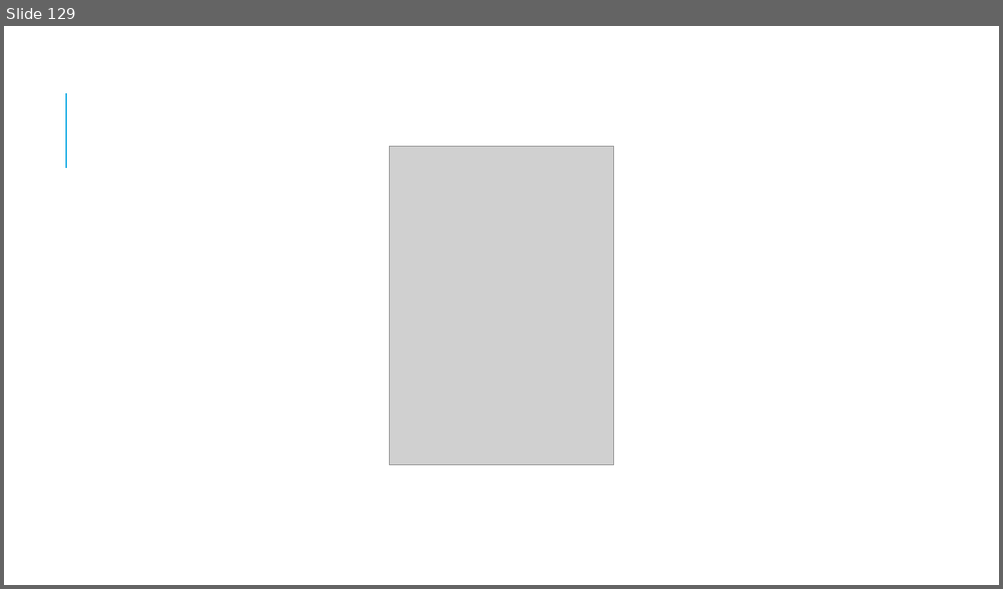
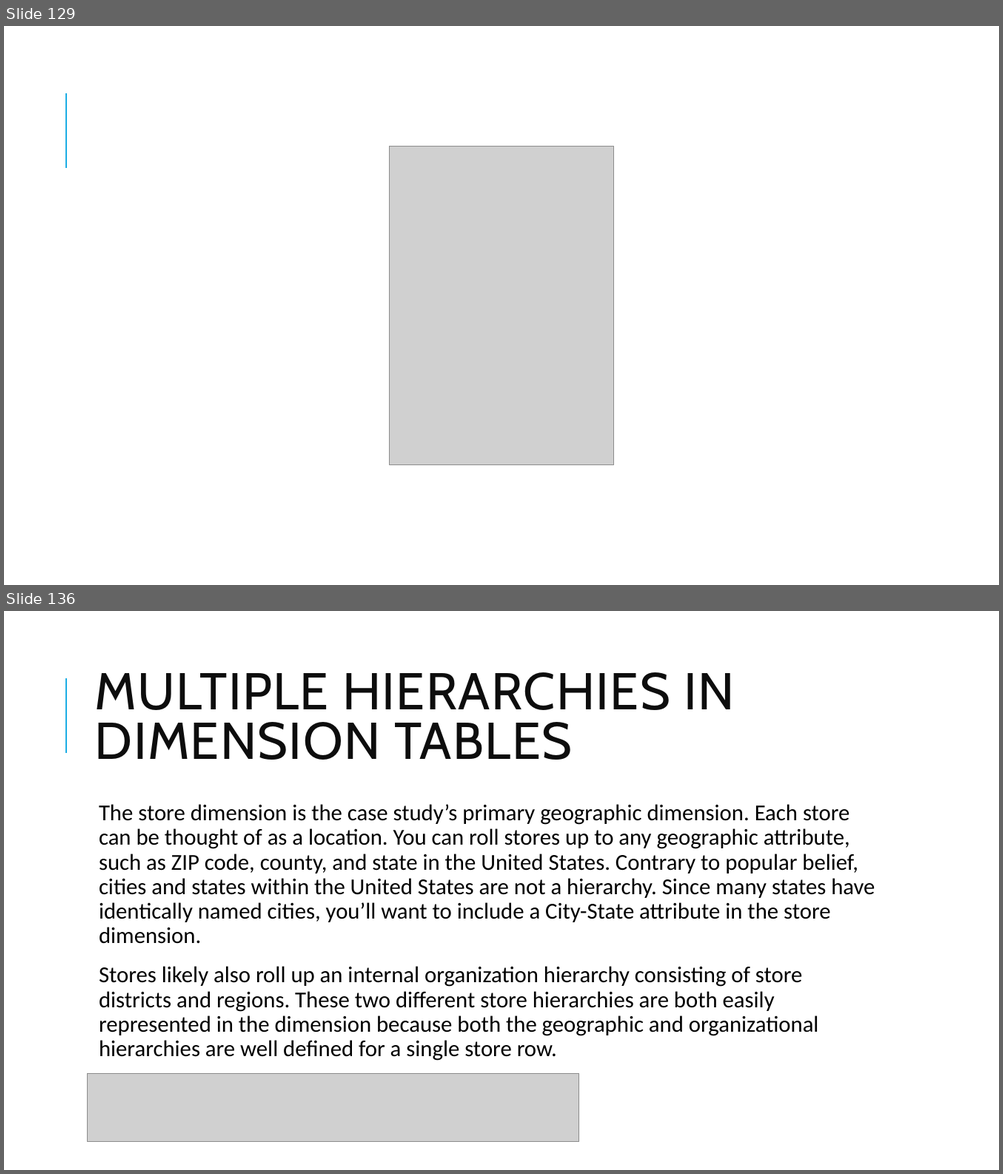
Before and after one commit to patrickbiesheuveltraining/datamodeling, a slide deck: Modeling techniques.pptx. Shown one above the other, each under a label of ours: slide 129 before the commit, slides 129 and 136 after it; the slides between them are not shown. The pictures are 1003x589 and 1003x1174 pixels, drawn with LibreOffice and Linux fonts; fonts in the diff are those of the drawing; grey boxes stand for pictures. Boxes give left, top, right and bottom in pixels: in the first picture for what was removed or moved away, otherwise in the second. Text is boxed around its words. In the diff, an @@ line names an element or a change of style, - is before the commit and + after.

```diff
--- a/Modeling techniques.pptx
+++ b/Modeling techniques.pptx
@@ slide 136 added at (4, 611, 999, 1170), background #FFFFFF; not listed: 1 template element that a slide beside it also shows @@
@@ title added at (95, 672, 734, 760), 50 pt, text #0D0D0D @@
+MULTIPLE HIERARCHIES IN DIMENSION TABLES
@@ text added at (99, 804, 874, 1061), 22 pt, text #000000 @@
+  The store dimension is the case study’s primary geographic dimension. Each store can be thought of as a location. You can roll stores up to any geographic attribute, such as ZIP code, county, and state in the United States. Contrary to popular belief, cities and states within the United States are not a hierarchy. Since many states have identically named cities, you’ll want to include a City-State attribute in the store dimension.
+  Stores likely also roll up an internal organization hierarchy consisting of store districts and regions. These two different store hierarchies are both easily represented in the dimension because both the geographic and organizational hierarchies are well defined for a single store row.
@@ picture added at (88, 1073, 578, 1142) @@
```
Also in this commit, not shown: 15 other slides added.
